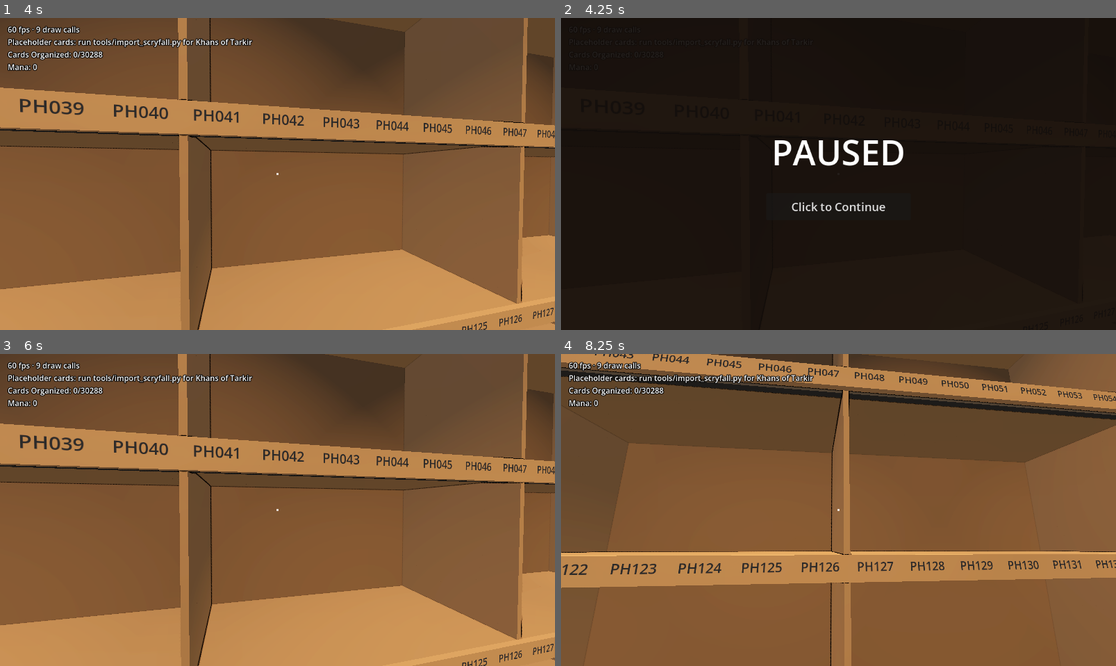
Above: before the commit, frames 1-4 (two rows, left to right).
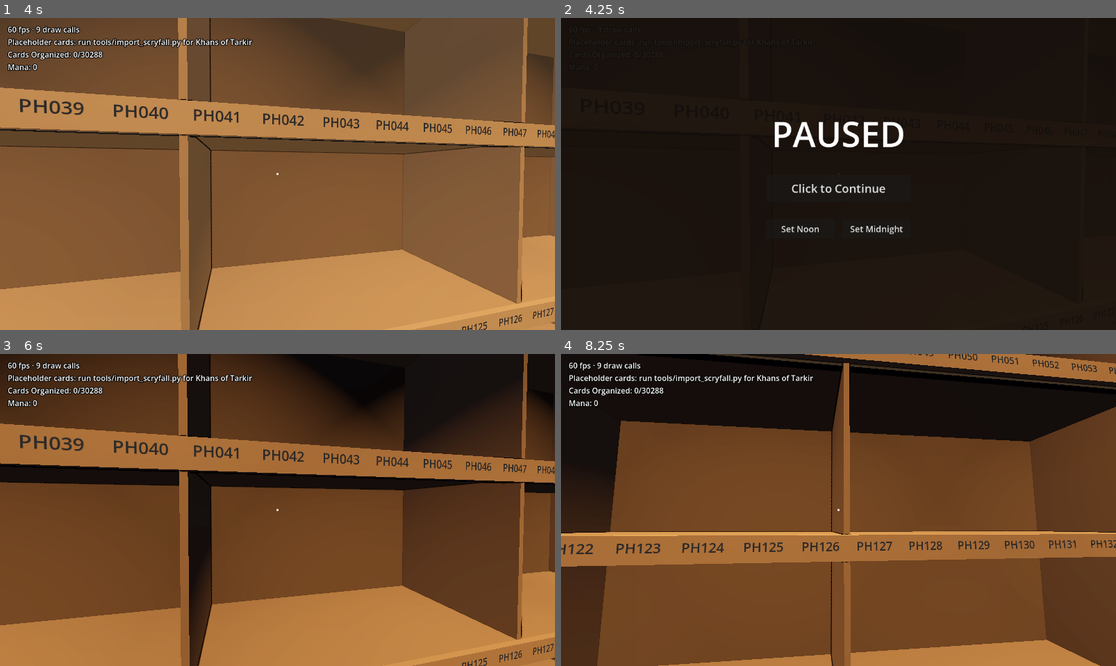
Above: after the commit, the same moments.

Repository: brian-kujawski/cracknstack
Game: Godot game, scene res://scenes/main.tscn
The game is run twice, just before and just after one commit, with the same random seed, the same clock (stepped at 60 frames per second) and the same inputs.
Inputs (mouse positions are in pixels of both pictures, inside the frame that each line leads up to):
- Up to frame 1 (4 s): tap Enter at 0.5, 3.5 s; move the mouse to (305, 174) at 0.52 s; hold W (move_forward) from 0.53 s (still down); tap Ctrl (crouch) at 0.6 s; click (305, 174) at 0.67 s; move the mouse to (249, 174) at 1.27 s; tap Mouse wheel down (flip_next) at 1.35 s; move the mouse to (288, 167) at 2.02 s; tap Mouse wheel up (flip_previous) at 2.1 s; tap Space at 2.75 s; move the mouse to (271, 180) at 2.77 s; tap F (inspect) at 2.85 s; click (271, 180) at 2.92 s; move the mouse to (316, 177) at 3.52 s; tap E (interact) at 3.6 s
- Up to frame 2 (4.25 s): keep holding W (move_forward); tap Escape (pause) at 4.15 s
- Up to frame 3 (6 s): release W (move_forward) at 4.25 s; click (238, 566) at 4.25 s, where only the run after the commit has a clickable "Set Noon"; click (316, 566) at 5 s, where only the run after the commit has a clickable "Set Midnight"; click "Click to Continue" at 5.75 s
- Up to frame 4 (8.25 s): tap Space at 6.5, 8 s; move the mouse to (794, 506) at 6.52 s; hold W (move_forward) 6.53-8.03 s; right-click (794, 506) at 6.6 s; tap Enter at 7.25 s; move the mouse to (844, 510) at 7.27 s; click (844, 510) at 7.35 s; move the mouse to (816, 503) at 8.02 s; hold D (move_right) from 8.03 s (still down); tap C at 8.1 s

Frame 1 is identical in both runs. In frame 2, 2.2% of the frame differs, in the area x 38-62%, y 33-70%; in frame 3, 49%; in frame 4, 55%, in the area x 0-100%, y 0-100%.

Commit message:
Add developer-only Noon and Midnight buttons to the pause menu
Debug builds show Set Noon / Set Midnight under Continue, which jump the
day cycle and relight immediately, even while paused.

Co-Authored-By: Claude Opus 5.5 (1M context) <noreply@anthropic.com>
Claude-Session: https://claude.ai/code/session_01VSWcKbtZt9F9DpbVEcjKxB

Diff:
--- a/scripts/main.gd
+++ b/scripts/main.gd
@@ -24,6 +24,7 @@
 	day.name = "DayCycle"
 	add_child(day)
 	day.setup($WorldEnvironment.environment, _store.window_lights, _store.curtain_material, _store.sky_material)
+	$PauseMenu.day_cycle = day
 	_hands.shown_card_changed.connect(_on_shown_card_changed)
 	_hands.hint_changed.connect(func(text: String) -> void: _hint.text = text)
 	_on_shown_card_changed(null)
--- a/scripts/store/day_cycle.gd
+++ b/scripts/store/day_cycle.gd
@@ -60,6 +60,12 @@
 		apply()
 
 
+## Jumps to an hour and relights at once (works while paused).
+func set_hour(new_hour: float) -> void:
+	hour = fposmod(new_hour, 24.0)
+	apply()
+
+
 ## Sets every light and material for the current hour.
 func apply() -> void:
 	var daylight := daylight_at(hour)
--- a/scripts/ui/pause_menu.gd
+++ b/scripts/ui/pause_menu.gd
@@ -7,6 +7,9 @@
 ## in-game menu (M4b) will grow from.
 
 const BACKDROP := Color(0.07, 0.05, 0.04, 0.92)
+
+## Set by the main scene; the developer time-of-day buttons drive it.
+var day_cycle: DayCycle
 
 
 func _ready() -> void:
@@ -37,7 +40,30 @@
 	# Fires when the click comes back up, so neither half of it reaches the game.
 	resume_button.pressed.connect(resume)
 	column.add_child(resume_button)
+	if OS.is_debug_build():
+		_add_time_buttons(column)
 	visible = false
+
+
+## Developer only: jump straight to noon or midnight to check the lighting.
+func _add_time_buttons(column: VBoxContainer) -> void:
+	var row := HBoxContainer.new()
+	row.alignment = BoxContainer.ALIGNMENT_CENTER
+	row.add_theme_constant_override("separation", 16)
+	column.add_child(row)
+	for entry in [["Set Noon", 12.0], ["Set Midnight", 0.0]]:
+		var button := Button.new()
+		button.text = entry[0]
+		button.focus_mode = Control.FOCUS_NONE
+		button.custom_minimum_size = Vector2(142, 40)
+		button.add_theme_font_size_override("font_size", 18)
+		button.pressed.connect(_set_hour.bind(entry[1]))
+		row.add_child(button)
+
+
+func _set_hour(hour: float) -> void:
+	if day_cycle != null:
+		day_cycle.set_hour(hour)
 
 
 func _unhandled_input(event: InputEvent) -> void:
--- a/tests/test_runner.gd
+++ b/tests/test_runner.gd
@@ -701,6 +701,22 @@
 	_check(button.text == "Click to Continue", "the pause screen has a Continue button")
 	button.pressed.emit()
 	_check(not menu.is_paused() and not get_tree().paused, "the Continue button goes back in")
+	var environment := Environment.new()
+	var day := DayCycle.new()
+	day.setup(environment, [] as Array[Light3D], null, null)
+	menu.day_cycle = day
+	var by_text := {}
+	for found: Button in menu.find_children("*", "Button", true, false):
+		by_text[found.text] = found
+	_check(by_text.has("Set Noon") == OS.is_debug_build() and by_text.has("Set Midnight") == OS.is_debug_build(), "time-of-day buttons appear only in developer builds")
+	if OS.is_debug_build():
+		menu.pause()
+		by_text["Set Midnight"].pressed.emit()
+		_check(day.hour == 0.0 and is_equal_approx(environment.ambient_light_energy, DayCycle.NIGHT_AMBIENT_ENERGY), "Set Midnight jumps to midnight while paused")
+		by_text["Set Noon"].pressed.emit()
+		_check(day.hour == 12.0 and environment.ambient_light_energy > DayCycle.NIGHT_AMBIENT_ENERGY, "Set Noon jumps to noon")
+		menu.resume()
+	day.free()
 	menu.free()
 
 
